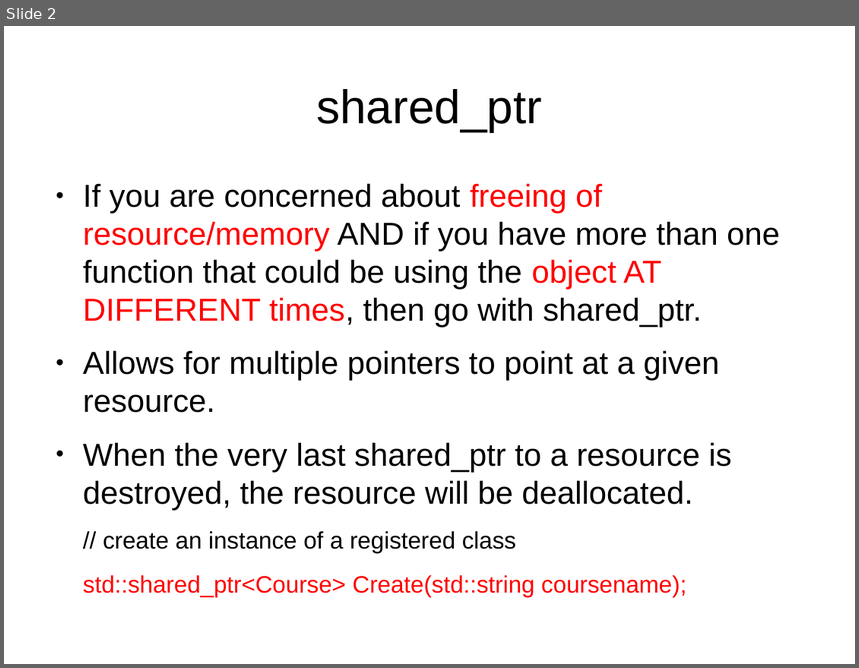
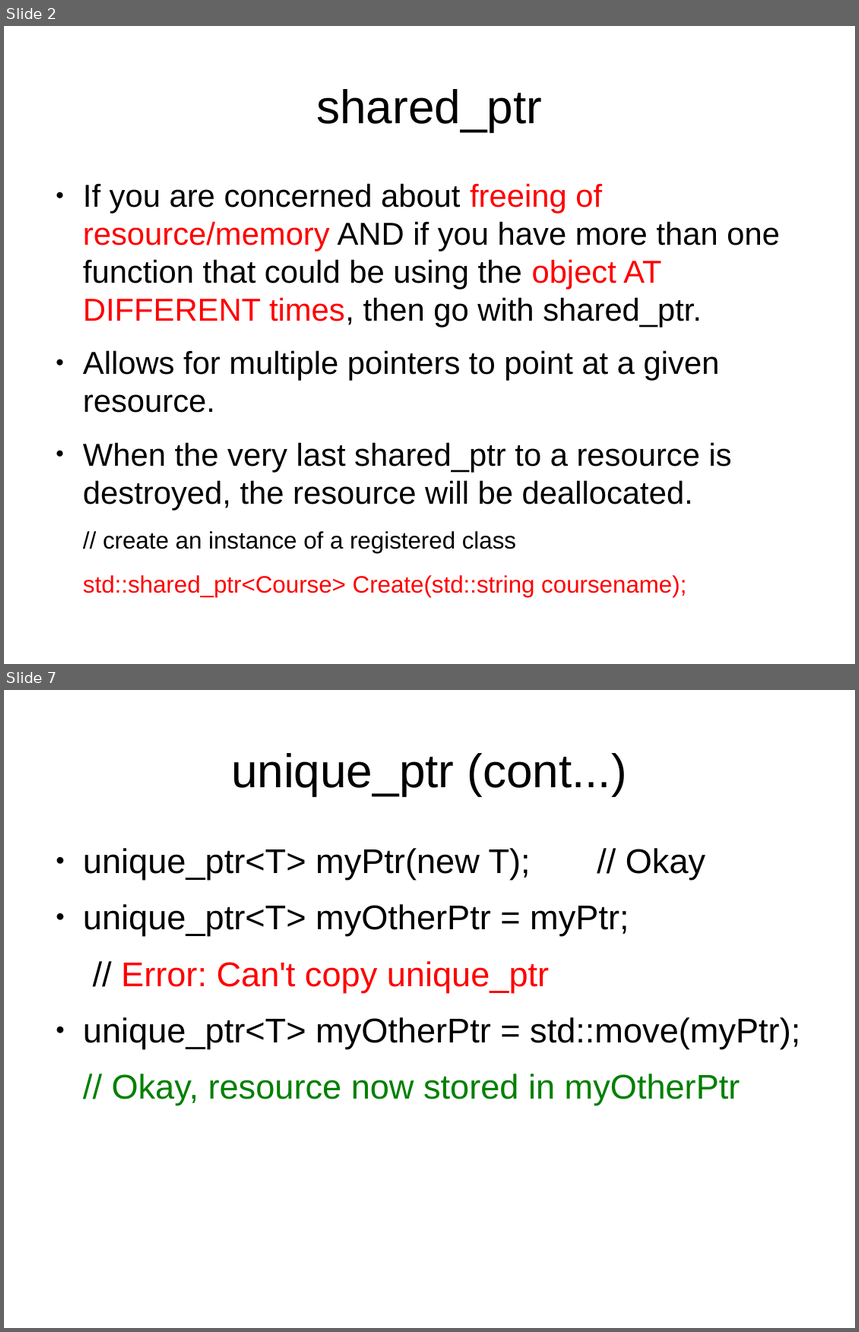
Before and after one commit to kks32/cpp-software-development, a slide deck: Ex3_Smart_Pointers/Ex3_Smart_Pointers.odp. Shown one above the other, each under a label of ours: slide 2 before the commit, slides 2 and 7 after it; the slides between them are not shown. The pictures are 859x668 and 859x1332 pixels, drawn with LibreOffice and Linux fonts; fonts in the diff are those of the drawing. Boxes give left, top, right and bottom in pixels: in the first picture for what was removed or moved away, otherwise in the second. Text is boxed around its words. In the diff, an @@ line names an element or a change of style, - is before the commit and + after.

```diff
--- a/Ex3_Smart_Pointers/Ex3_Smart_Pointers.odp
+++ b/Ex3_Smart_Pointers/Ex3_Smart_Pointers.odp
@@ slide 7 added at [4,690,855,1328], background #FFFFFF @@
@@ title added at [231,753,627,796], 44 pt, text #000000 @@
+unique_ptr (cont...)
@@ text added at [83,848,800,1106], 32 pt, text #000000 @@
+● unique_ptr<T> myPtr(new T); // Okay
+● unique_ptr<T> myOtherPtr = myPtr;
+// Error: Can't copy unique_ptr
+● unique_ptr<T> myOtherPtr = std::move(myPtr);
+// Okay, resource now stored in myOtherPtr
```
Also in this commit, not shown: 3 slides changed, 3 other slides added, 1 other file.
